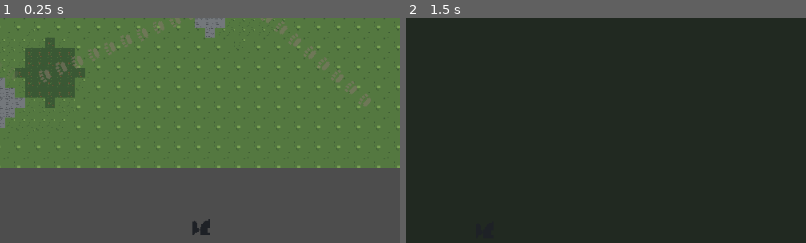
Above: before the commit, frames 1-2 (left to right).
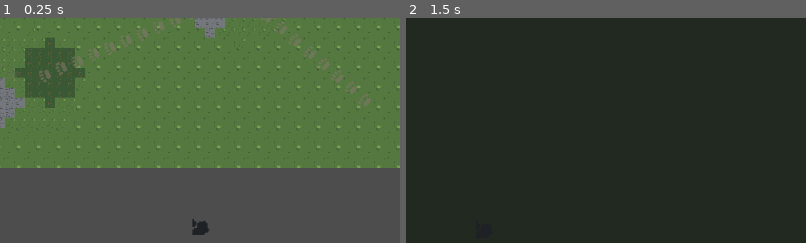
Above: after the commit, the same moments.

Repository: MarcLJLee/everden
Game: Godot game, scene res://scenes/ui/WorldMap.tscn
Two runs of this game, one before a commit and one after it. Both use one fixed random seed, a clock stepped at 60 frames per second and the inputs below. This scene is started directly instead of the project's main scene.
Inputs (mouse positions are % of the whole screen's width and height, from its top left):
- Up to frame 1 (0.25 s): no input
- Up to frame 2 (1.5 s): tap Enter (open_menu) at 0.5 s; move the mouse to (72, 45) at 0.52 s; hold D (move_right) 0.53-1.28 s; hold Space (interact) 0.53-1.28 s; click (72, 45) at 0.67 s; tap R (debug_reset_run) at 1.25 s; move the mouse to (30, 55) at 1.27 s; hold S (move_down) from 1.28 s (still down); tap Space (interact) at 1.35 s
The pictures show only the part of the screen within x 39-89%, y 23-73%; the shares and areas given below are measured in that part.

The runs differ from the first frame. In frame 1, 0.1% of the frame differs, in the area x 48-53%, y 89-97%; in frame 2, less than 0.1%.

Commit message:
콘솔 텍스트를 치우고 실제 HUD 로 · 갇히는 자리를 없앤다
늘 보이는 것은 지명과 자리 둘뿐이다. 집이 재화·자리 둘만 두는 것과 같은
규칙 — 늘 보이는 것이 늘어나면 화면이 할 일 목록이 된다. 개발용 숫자는
F3 로 켠다: 늘 떠 있으면 그게 화면의 첫인상이 되고, 실제로 나가는 문 위에도
겹쳐 나왔다. 로드 거부만 예외로 꺼져 있어도 뜬다.

스폰 자리가 물이나 바위면 어느 쪽으로도 못 움직여 그대로 갇혔다. 되돌릴 수
없는 벽이라 세 겹으로 막았다. 본체는 셋째다 — slide 가 나가는 길을 언제나
연다. 들어가는 것만 막을 일이지 나가는 것까지 막을 이유가 없다. 그 한 줄이
"어쩌다 갇혔는가" 를 전부 덮는다. 들어가는 것은 여전히 막힌다.

초대 카드에 몸이 두 번 나왔다. 캔버스를 32 로 못 박아서 24폭으로 그려진
청설모가 한 프레임 반으로 잘렸다 — canvas_of() 로 구한다. 얼굴도 같은 길을
쓰고 있었다. 359개.

Diff:
--- a/scenes/field/Field.tscn
+++ b/scenes/field/Field.tscn
@@ -10,6 +10,7 @@
 [ext_resource type="Script" path="res://scripts/field/AmbientLife.gd" id="10_ambient"]
 [ext_resource type="PackedScene" path="res://scenes/ui/InviteCard.tscn" id="11_card"]
 [ext_resource type="PackedScene" path="res://scenes/ui/GoHome.tscn" id="12_gohome"]
+[ext_resource type="PackedScene" path="res://scenes/ui/FieldHud.tscn" id="13_hud"]
 
 [node name="Field" type="Node2D"]
 script = ExtResource("1_field")
@@ -41,6 +42,8 @@
 
 [node name="InviteCard" parent="." instance=ExtResource("11_card")]
 
+[node name="FieldHud" parent="." instance=ExtResource("13_hud")]
+
 [node name="GoHome" parent="." instance=ExtResource("12_gohome")]
 
 [node name="DebugOverlay" parent="." instance=ExtResource("5_overlay")]
--- /dev/null
+++ b/scenes/ui/FieldHud.tscn
@@ -0,0 +1,26 @@
+[gd_scene load_steps=2 format=3]
+
+[ext_resource type="Script" path="res://scripts/ui/FieldHud.gd" id="1_hud"]
+
+[node name="FieldHud" type="CanvasLayer"]
+layer = 5
+script = ExtResource("1_hud")
+
+[node name="Panel" type="ColorRect" parent="."]
+offset_left = 6.0
+offset_top = 8.0
+offset_right = 118.0
+offset_bottom = 42.0
+color = Color(0, 0, 0, 0.45)
+
+[node name="Where" type="Label" parent="."]
+offset_left = 14.0
+offset_top = 11.0
+offset_right = 200.0
+offset_bottom = 26.0
+
+[node name="Seats" type="Label" parent="."]
+offset_left = 14.0
+offset_top = 25.0
+offset_right = 200.0
+offset_bottom = 40.0
--- a/scenes/ui/GoHome.tscn
+++ b/scenes/ui/GoHome.tscn
@@ -3,14 +3,14 @@
 [ext_resource type="Script" path="res://scripts/ui/GoHome.gd" id="1_gohome"]
 
 [node name="GoHome" type="CanvasLayer"]
-layer = 9
+layer = 20
 script = ExtResource("1_gohome")
 
 [node name="Dim" type="ColorRect" parent="."]
 anchors_preset = 15
 anchor_right = 1.0
 anchor_bottom = 1.0
-color = Color(0.04, 0.05, 0.06, 0.7)
+color = Color(0.04, 0.05, 0.06, 0.88)
 
 [node name="Art" type="Node2D" parent="."]
 
--- a/scenes/ui/InviteCard.tscn
+++ b/scenes/ui/InviteCard.tscn
@@ -3,14 +3,14 @@
 [ext_resource type="Script" path="res://scripts/ui/InviteCard.gd" id="1_card"]
 
 [node name="InviteCard" type="CanvasLayer"]
-layer = 10
+layer = 21
 script = ExtResource("1_card")
 
 [node name="Dim" type="ColorRect" parent="."]
 anchors_preset = 15
 anchor_right = 1.0
 anchor_bottom = 1.0
-color = Color(0.04, 0.05, 0.06, 0.72)
+color = Color(0.04, 0.05, 0.06, 0.88)
 
 [node name="Art" type="Node2D" parent="."]
 
--- a/scripts/art/SpriteLibrary.gd
+++ b/scripts/art/SpriteLibrary.gd
@@ -117,6 +117,17 @@
 	if typeof(declared) == TYPE_ARRAY and declared.size() >= 2:
 		return Vector2i(int(declared[0]), int(declared[1]))
 	return fallback
+
+
+## 이 종의 캔버스 한 칸. **크기를 못 박지 말 것** — 종마다 다르다.
+##
+## ⚠️ 32 로 박아뒀다가 24 폭으로 그려진 청설모가 **한 프레임 반**으로 잘려서
+##    초대 카드에 몸이 두 번 나왔다 (사용자 지적). 액터가 쓰는 것과 같은 길로 구한다.
+static func canvas_of(species: Dictionary, schema: TagSchema) -> Vector2i:
+	var fallback := Vector2i(32, 32)
+	if schema != null:
+		fallback = schema.canvas_for(String(species.get("size_class", "중")))
+	return canvas_for(String(species.get("id", "")), fallback)
 
 
 ## 그림이 앵커를 말하면 sprite_set 에 덮어쓴다.
--- a/scripts/debug/DebugOverlay.gd
+++ b/scripts/debug/DebugOverlay.gd
@@ -1,11 +1,16 @@
 ## 디버그 오버레이 — Label 몇 개. 슬라이더 UI를 만들지 않는다. (DEMO-SPEC §3.7)
 ## 값은 리모트 인스펙터로 만진다.
+##
+## ★ **평소에는 꺼져 있다.** `F3` 로 켠다.
+##   화면에 늘 보이는 것은 실제 HUD 뿐이어야 한다 — 지명과 자리 둘 (BRIEF §3.4).
+##   개발용 숫자가 늘 떠 있으면 그게 화면의 첫인상이 되고, 다른 화면 위로도 겹친다.
 extends CanvasLayer
 
 @onready var _label: Label = $StatsLabel
 @onready var _hud: Control = $Hud
 
 func _ready() -> void:
+	visible = false
 	var font := SystemFont.new()
 	font.font_names = PackedStringArray([
 		"Apple SD Gothic Neo", "Noto Sans CJK KR", "Malgun Gothic", "Sans-Serif"])
@@ -15,7 +20,15 @@
 	_label.add_theme_constant_override("outline_size", 4)
 
 
+func _input(event: InputEvent) -> void:
+	if event is InputEventKey and event.pressed and not event.echo \
+			and (event as InputEventKey).keycode == KEY_F3:
+		visible = not visible
+
+
+## 로드 거부는 조용히 넘어가면 안 된다 — 이건 꺼져 있어도 보여야 한다.
 func show_load_error(text: String) -> void:
+	visible = true
 	_label.text = "데이터 로드 거부\n" + text
 	_label.add_theme_color_override("font_color", Color(1.0, 0.55, 0.5))
 
--- a/scripts/field/Field.gd
+++ b/scripts/field/Field.gd
@@ -23,6 +23,7 @@
 @onready var _ambient: AmbientLife = $AmbientAir
 @onready var _card: CanvasLayer = $InviteCard
 @onready var _go_home: CanvasLayer = $GoHome
+@onready var _hud: CanvasLayer = $FieldHud
 @onready var _camera: Camera2D = $Camera2D
 @onready var _overlay = $DebugOverlay
 @onready var _modulate: CanvasModulate = $CanvasModulate
@@ -50,6 +51,7 @@
 var _puffs: Array = []
 var _promotion_px := 0.0
 var _props: Array = []
+var _region_name := ""
 var _last_weather_name := ""
 ## 지금 원정 중인 지역. 세계 지도가 생기면 거기서 정해진다 (BRIEF §3.9).
 @export var region_id := "home_hills"
@@ -108,6 +110,7 @@
 	sim.setup(_actors, actor_scene, schema, tuning, _rng, _bounds, terrain, _promotion_px)
 	# 이 필드가 어느 지역인가. 지역이 늘면 여기만 갈아끼운다.
 	sim.region = region
+	_region_name = String(region.get("name", ""))
 	# 짝 없이 혼자인 종이 있으면 그 종의 반대 성별이 반드시 정의된다 (BRIEF §2.4 확정 배치)
 	sim.pair_needed = Game.lonely_species()
 
@@ -122,6 +125,9 @@
 	# ★ **나가는 길.** 이게 없어서 원정을 나가면 못 돌아왔다 (BRIEF §3.13).
 	#   여는 키는 저쪽이 갖는다 — 양쪽이 같은 키를 보면 열자마자 닫힌다.
 	_go_home.faces_provider = _going_home_faces
+	_go_home.schema_provider = func() -> TagSchema: return schema
+	# 늘 보이는 것은 **지명과 자리 둘뿐**이다 (BRIEF §3.4).
+	_hud.refresh(String(region.get("name", "")), Game.collection.size(), tuning.home_seats)
 	_go_home.go_home.connect(func() -> void:
 		get_tree().call_deferred("change_scene_to_file", "res://scenes/home/Home.tscn"))
 	_weather_layers.build()
@@ -178,6 +184,7 @@
 	_apply_eyeshine()
 	_update_interaction(delta)
 	metrics.update(delta)
+	_hud.refresh(String(_region_name), Game.collection.size(), tuning.home_seats)
 	_overlay.refresh(_build_state())
 
 
@@ -200,7 +207,8 @@
 		},
 	}
 	player = _make_actor(config)
-	player.position = _bounds.size * 0.5
+	# ⚠️ 한가운데가 물이나 바위면 그대로 갇힌다 — 설 수 있는 가장 가까운 자리로 옮긴다.
+	player.position = terrain.nearest_standing(_bounds.size * 0.5, schema, [])
 	player.speed_tiles = tuning.move_speed
 	# 물가·바위는 못 밟는다. **동물에게는 걸리지 않는다** — 서식지이기 때문이다.
 	# 교감은 근처에서 되므로 물가에 선 수달을 물가 밖에서 부를 수 있다.
@@ -625,7 +633,8 @@
 		if animal.is_active():
 			animal.actor.queue_free()
 	sim.animals.clear()
-	player.position = _bounds.size * 0.5
+	# ⚠️ 한가운데가 물이나 바위면 그대로 갇힌다 — 설 수 있는 가장 가까운 자리로 옮긴다.
+	player.position = terrain.nearest_standing(_bounds.size * 0.5, schema, [])
 	for companion in companions:
 		companion.position = player.position + Vector2(-tuning.tile_size, 8)
 		companion.hide_sense_icon()
--- a/scripts/field/FieldSim.gd
+++ b/scripts/field/FieldSim.gd
@@ -195,7 +195,11 @@
 			var point := _terrain.random_point_in(species.get("habitat", []), _rng)
 			if point != Vector2.ZERO and point.distance_to(player_position) >= min_distance:
 				return point
-	return _random_point_away_from(player_position, min_distance)
+	# ⚠️ 못 찾았으면 아무 데나 두지 않는다 — 살 수 없는 지형에 놓이면 그대로 갇힌다.
+	var fallback := _random_point_away_from(player_position, min_distance)
+	if _terrain == null:
+		return fallback
+	return _terrain.nearest_standing(fallback, _schema, species.get("habitat", []))
 
 
 func update(delta: float, player_position: Vector2) -> void:
--- a/scripts/field/TerrainMap.gd
+++ b/scripts/field/TerrainMap.gd
@@ -124,6 +124,12 @@
 func slide(from: Vector2, to: Vector2, schema: TagSchema, habitat: Array = []) -> Vector2:
 	if can_stand(to, schema, habitat):
 		return to
+	# ★ **못 서는 자리에 있으면 나가는 것은 언제나 된다.** (원칙 2)
+	#   스폰 자리가 물이나 바위면 어느 쪽으로도 못 움직여 그대로 갇혔다 (사용자 지적).
+	#   들어가는 것만 막으면 될 일이지, **나가는 것까지 막을 이유가 없다.**
+	#   이 한 줄이 "어쩌다 갇혔는가" 를 전부 덮는다 — 스폰이든 지형이 바뀌었든.
+	if not can_stand(from, schema, habitat):
+		return to
 	var along_x := Vector2(to.x, from.y)
 	if can_stand(along_x, schema, habitat):
 		return along_x
@@ -135,6 +141,24 @@
 
 func at_world(position: Vector2) -> String:
 	return at_tile(Vector2i(floori(position.x / tile_size), floori(position.y / tile_size)))
+
+
+## 여기서 가장 가까운, 설 수 있는 자리. 스폰 자리가 막혔을 때 쓴다.
+## ⚠️ 못 찾으면 원래 자리를 돌려준다 — 그래도 `slide` 가 나가는 길을 열어 둔다.
+func nearest_standing(around: Vector2, schema: TagSchema, habitat: Array = []) -> Vector2:
+	if can_stand(around, schema, habitat):
+		return around
+	for ring in range(1, maxi(size.x, size.y)):
+		for step in ring * 8:
+			var way := Vector2.RIGHT.rotated(TAU * float(step) / float(ring * 8))
+			var probe := around + way * float(ring) * float(tile_size)
+			if probe.x < 0.0 or probe.y < 0.0:
+				continue
+			if probe.x >= float(size.x * tile_size) or probe.y >= float(size.y * tile_size):
+				continue
+			if can_stand(probe, schema, habitat):
+				return probe
+	return around
 
 
 ## 이 종이 살 만한 지형 위의 점 하나. 못 찾으면 빈 벡터를 돌려준다.
--- a/scripts/tuning/FieldTuning.gd
+++ b/scripts/tuning/FieldTuning.gd
@@ -47,6 +47,9 @@
 ## 이제 몸은 내 시야 안에서만 보이고 단서는 노드 없이도 나오므로, 승격은 그 언저리면 된다.
 ## reveal_radius(3) 보다 넉넉히 두는 이유는 **화면에 들어오기 전에 이미 걷고 있어야** 하기 때문이다.
 @export var activation_radius: float = 8.0
+## 집에 있는 자리. **필드에서도 이게 보인다** — 몇 아이를 더 데려올 수 있는지가
+## 나가서도 보여야 "오늘은 여기까지" 를 아이가 스스로 안다 (BRIEF §3.4).
+@export var home_seats: int = 4
 @export var interact_radius: float = 1.5
 ## 교감을 이어가려면 이 거리 안에 있어야 한다. **벗어나면 멈출 뿐 줄지 않는다** —
 ## 되돌릴 수 없는 실패를 만들지 않는다(원칙 2). 시작 반경보다 조금 넉넉해야
--- a/scripts/ui/Faces.gd
+++ b/scripts/ui/Faces.gd
@@ -17,11 +17,12 @@
 
 
 ## 그 종의 얼굴 한 장. 없으면 null.
-static func of(species: Dictionary) -> Texture2D:
+static func of(species: Dictionary, schema: TagSchema = null) -> Texture2D:
 	var id := String(species.get("id", ""))
 	if _cache.has(id):
 		return _cache[id]
-	var canvas := SpriteLibrary.canvas_for(id, Vector2i(32, 32))
+	# ⚠️ 캔버스 크기를 못 박지 않는다 — 종마다 다르고, 틀리면 옆 프레임이 딸려 온다.
+	var canvas := SpriteLibrary.canvas_of(species, schema)
 	var frames: Dictionary = SpriteLibrary.body_frames(species, canvas)
 	var sheet: SpriteFrames = frames["frames"]
 	if sheet == null or not sheet.has_animation("idle") or sheet.get_frame_count("idle") == 0:
@@ -49,11 +50,11 @@
 
 ## 얼굴 + **기쁨 눈**. 목적지를 좋아할 동료를 이걸로 보여준다 —
 ## 유불리를 말하지 않고 **그 아이의 기분**만 말한다 (§3.9).
-static func glad(species: Dictionary) -> Texture2D:
+static func glad(species: Dictionary, schema: TagSchema = null) -> Texture2D:
 	var id := "glad:" + String(species.get("id", ""))
 	if _cache.has(id):
 		return _cache[id]
-	var face := of(species)
+	var face := of(species, schema)
 	if face == null:
 		_cache[id] = null
 		return null
--- /dev/null
+++ b/scripts/ui/FieldHud.gd
@@ -0,0 +1,31 @@
+## 필드에서 늘 보이는 것 — **지명과 자리 둘뿐이다.** (BRIEF §3.3 · §3.4)
+##
+## ★ 집이 재화·자리 둘만 두는 것과 같은 규칙이다(§2.7). 배고픔·청결·기분 게이지를
+##   두지 않는 이유와 같다 — **늘 보이는 것이 늘어나면 화면이 할 일 목록이 된다.**
+## ★ 나머지(동료 감각 아이콘 · 방향 · 점유 시간 게이지)는 **그때만** 뜬다.
+##   상시 HUD 에 올리면 아이가 볼 것이 많아진다.
+##
+## ⚠️ 개발용 숫자는 여기 오지 않는다. 그건 디버그 오버레이가 갖고 있고
+##    평소에는 꺼져 있다 — `F3`.
+extends CanvasLayer
+
+const HANGUL_FONT := "res://fonts/Galmuri11.ttf"
+
+@onready var _where: Label = $Where
+@onready var _seats: Label = $Seats
+
+
+func _ready() -> void:
+	for label in [_where, _seats]:
+		if ResourceLoader.exists(HANGUL_FONT):
+			label.add_theme_font_override("font", load(HANGUL_FONT))
+		label.add_theme_font_size_override("font_size", 11)
+		label.add_theme_color_override("font_shadow_color", Color(0, 0, 0, 0.85))
+		label.add_theme_constant_override("shadow_offset_x", 1)
+		label.add_theme_constant_override("shadow_offset_y", 1)
+
+
+## seats 는 집에 남은 자리다 — 몇 아이를 더 데려올 수 있는지가 여기서 보인다.
+func refresh(place: String, taken: int, seats: int) -> void:
+	_where.text = place
+	_seats.text = "자리  %d / %d" % [taken, seats]
--- a/scripts/ui/GoHome.gd
+++ b/scripts/ui/GoHome.gd
@@ -20,6 +20,7 @@
 var _leaving := false
 ## 무엇을 데리고 가는지 물어볼 때 필드가 알려준다.
 var faces_provider := Callable()
+var schema_provider := Callable()
 
 
 func _ready() -> void:
@@ -27,7 +28,7 @@
 
 
 ## faces 는 데려온 동료와 오늘 초대한 아이의 종 정의 목록이다.
-func open(faces: Array) -> void:
+func open(faces: Array, schema: TagSchema = null) -> void:
 	for node in _art.get_children() + _text.get_children():
 		node.get_parent().remove_child(node)
 		node.queue_free()
@@ -38,22 +39,22 @@
 	house.centered = false
 	house.scale = Vector2.ONE * 2
 	if house.texture != null:
-		house.position = Vector2(304, 96)
+		house.position = Vector2(304, 68)
 		_art.add_child(house)
 
-	var ask := _label("집에 갈까요?", 22, Vector2(0, 140))
+	var ask := _label("집에 갈까요?", 22, Vector2(0, 112))
 	ask.size.x = 640
 	ask.horizontal_alignment = HORIZONTAL_ALIGNMENT_CENTER
 
 	# 같이 가는 아이 — 얼굴 줄. 숫자로 적지 않는다.
-	var x := 320.0 - faces.size() * 16.0
+	var x := 320.0 - faces.size() * 18.0
 	for species in faces:
-		Faces.place(_art, Faces.of(species), Vector2(x, 184), 2)
-		x += 32.0
+		Faces.place(_art, Faces.of(species, schema), Vector2(x, 162), 2)
+		x += 36.0
 
 	_leaving = false
 	_draw_choice()
-	Keycap.place(_art, "메뉴", Vector2(300, 296))
+	Keycap.place(_art, "메뉴", Vector2(300, 268))
 	_open = true
 	visible = true
 
@@ -63,12 +64,12 @@
 		if node.has_meta("choice"):
 			node.get_parent().remove_child(node)
 			node.queue_free()
-	var yes := _label("갈래요", 11, Vector2(0, 244))
+	var yes := _label("갈래요", 11, Vector2(0, 228))
 	yes.size.x = 300
 	yes.horizontal_alignment = HORIZONTAL_ALIGNMENT_RIGHT
 	yes.modulate = Color(1.0, 0.92, 0.55) if _leaving else Color(1, 1, 1, 0.5)
 	yes.set_meta("choice", true)
-	var no := _label("더 놀래요", 11, Vector2(340, 244))
+	var no := _label("더 놀래요", 11, Vector2(340, 228))
 	no.size.x = 300
 	no.horizontal_alignment = HORIZONTAL_ALIGNMENT_LEFT
 	no.modulate = Color(1, 1, 1, 0.5) if _leaving else Color(1.0, 0.92, 0.55)
@@ -93,7 +94,7 @@
 		if _open:
 			close()
 		elif faces_provider.is_valid():
-			open(faces_provider.call())
+			open(faces_provider.call(), schema_provider.call() if schema_provider.is_valid() else null)
 		get_viewport().set_input_as_handled()
 		return
 	if not _open:
--- a/scripts/ui/InviteCard.gd
+++ b/scripts/ui/InviteCard.gd
@@ -40,11 +40,12 @@
 	var middle := 320.0
 
 	# 몸 — 있는 그림을 정수배로 키운다
-	var frames: Dictionary = SpriteLibrary.body_frames(species, SpriteLibrary.canvas_for(
-		String(species.get("id", "")), Vector2i(32, 32)))
+	var frames: Dictionary = SpriteLibrary.body_frames(species,
+		SpriteLibrary.canvas_of(species, schema))
 	var sheet: SpriteFrames = frames["frames"]
 	if sheet != null and sheet.has_animation("idle") and sheet.get_frame_count("idle") > 0:
 		var body := Sprite2D.new()
+		body.name = "Body"
 		body.texture = sheet.get_frame_texture("idle", 0)
 		body.texture_filter = CanvasItem.TEXTURE_FILTER_NEAREST
 		var grow: int = clampi(int(BODY_HEIGHT / maxf(body.texture.get_height(), 1.0)), 2, 4)
--- a/scripts/ui/TeamScreen.gd
+++ b/scripts/ui/TeamScreen.gd
@@ -109,7 +109,7 @@
 		var going := int(one["uid"]) in Game.party
 		var here := i == _at and not _on_go
 
-		var face := Faces.place(_art, Faces.of(config), Vector2(x, ROW_Y), 2)
+		var face := Faces.place(_art, Faces.of(config, _schema), Vector2(x, ROW_Y), 2)
 		if face != null:
 			face.modulate = Color.WHITE if going else Color(1, 1, 1, 0.45)
 		# 지금 커서가 있는 자리 — 발바닥으로 가리킨다 (로고·메뉴와 같은 그림)
@@ -180,11 +180,11 @@
 		if not (id in Game.seen):
 			unmet = true
 			continue
-		Faces.place(_art, Faces.of(_species.get(id, {})), Vector2(x, 246), 1)
+		Faces.place(_art, Faces.of(_species.get(id, {}), _schema), Vector2(x, 246), 1)
 		x += 22.0
 	if unmet:
 		# 못 만난 게 있으면 **실루엣 하나.** 몇 종인지 세지 않는다 — 그건 스포일러다.
-		Faces.place(_art, Faces.unknown(Faces.of(_species.get("squirrel", {}))),
+		Faces.place(_art, Faces.unknown(Faces.of(_species.get("squirrel", {}), _schema)),
 			Vector2(x + 4, 246), 1)
 
 
--- a/scripts/ui/WorldMap.gd
+++ b/scripts/ui/WorldMap.gd
@@ -280,7 +280,7 @@
 		if not glad:
 			continue
 		glad_any = true
-		Faces.place(_panel, Faces.glad(config), Vector2(x, 240), 2)
+		Faces.place(_panel, Faces.glad(config, _schema), Vector2(x, 240), 2)
 		x += 46.0
 	if glad_any:
 		var say := _label("좋아할 거예요", 11, Vector2(236, 284))
@@ -296,10 +296,10 @@
 		if not (id in Game.seen):
 			unmet = true
 			continue
-		Faces.place(_panel, Faces.of(_species.get(id, {})), Vector2(x, 244), 1)
+		Faces.place(_panel, Faces.of(_species.get(id, {}), _schema), Vector2(x, 244), 1)
 		x += 22.0
 	if unmet:
-		Faces.place(_panel, Faces.unknown(Faces.of(_species.get("squirrel", {}))),
+		Faces.place(_panel, Faces.unknown(Faces.of(_species.get("squirrel", {}), _schema)),
 			Vector2(x + 6, 244), 1)
 	if x > 396.0 or unmet:
 		var say := _label("여기서 만난 아이", 11, Vector2(396, 278))
--- a/tools/smoke_test.gd
+++ b/tools/smoke_test.gd
@@ -7,7 +7,7 @@
 extends SceneTree
 
 ## 이 아래로 떨어지면 어딘가에서 판정이 조용히 끊긴 것이다.
-const FLOOR := 338
+const FLOOR := 352
 
 var _pass := 0
 var _fail := 0
@@ -1419,6 +1419,21 @@
 	card.show_for({"species_id": "water_deer", "sex": "male", "stage": "adult", "age_years": 3},
 		deer, true, field.schema)
 	_check("카드가 열린다", card.is_open())
+	# ⚠️ 캔버스 크기를 못 박으면 **옆 프레임이 딸려 온다** — 24폭으로 그려진 청설모가
+	#    32로 잘려 몸이 두 번 나왔다 (사용자 지적).
+	for one_id in ["squirrel", "water_deer", "sparrow"]:
+		var config: Dictionary = DataLoader.load_all(true).species.get(one_id, {})
+		card.show_for({"species_id": one_id, "sex": "male", "stage": "adult", "age_years": 2},
+			config, false, field.schema)
+		# ⚠️ 카드에는 뱃지·아이콘·키캡도 있다. **몸만** 재야 한다 —
+		#    아무 스프라이트나 재면 39px 짜리 키캡을 몸으로 착각한다.
+		var body_node := card.get_node("Art").get_node_or_null("Body")
+		var body_width: int = body_node.texture.get_width() if body_node != null else 0
+		var canvas := SpriteLibrary.canvas_of(config, field.schema)
+		_check("%s 의 몸이 한 마리만 나온다" % one_id, body_width <= canvas.x,
+			"그림 %dpx · 캔버스 %dpx" % [body_width, canvas.x])
+	card.show_for({"species_id": "water_deer", "sex": "male", "stage": "adult", "age_years": 3},
+		deer, true, field.schema)
 	var words: Array = []
 	for node in card.get_node("Text").get_children():
 		words.append(String(node.text))
@@ -1561,6 +1576,72 @@
 			touched.size() == swimmers.size(),
 			"%d / %d 마리" % [touched.size(), swimmers.size()])
 
+	# ★ 화면에 **늘 보이는 것은 지명과 자리 둘뿐**이다 (BRIEF §3.4).
+	var hud: CanvasLayer = field.get_node("FieldHud")
+	var always: Array = []
+	for node in hud.get_children():
+		if node is Label:
+			always.append(String(node.text))
+	_check("늘 보이는 줄은 둘뿐이다", always.size() == 2, "%s" % [always])
+	_check("지명이 보인다", "냇가" in always or "뒷산" in always, "%s" % [always])
+	var seat_line := ""
+	for line in always:
+		if line.begins_with("자리"):
+			seat_line = line
+	_check("자리가 보인다", not seat_line.is_empty(), "%s" % [always])
+	# ⚠️ 배고픔·청결·기분 게이지를 두지 않는다 — 늘 보이는 것이 늘면 화면이 할 일 목록이 된다
+	for banned in ["배고", "청결", "기분", "체력"]:
+		_check("HUD 에 '%s' 가 없다" % banned, not (banned in " ".join(always)))
+
+	# ★ 개발용 숫자는 **평소에 꺼져 있다** (F3). 다른 화면 위로 겹치면 안 된다.
+	_check("디버그 오버레이는 평소에 꺼져 있다",
+		not field.get_node("DebugOverlay").visible)
+
+	# ★ **갇히면 안 된다.** 스폰 자리가 물이나 바위면 어느 쪽으로도 못 움직였다 (사용자 지적).
+	#   들어가는 것만 막을 일이지 **나가는 것까지 막을 이유가 없다** (원칙 2).
+	_check("플레이어가 설 수 있는 자리에 선다",
+		field.terrain.can_stand(field.player.position, field.schema, []))
+	var homeless := []
+	for animal in field.sim.animals:
+		if not field.terrain.can_stand(animal.position, field.schema,
+				animal.species.get("habitat", [])):
+			homeless.append(animal.display_name())
+	_check("동물도 살 수 있는 자리에 놓인다", homeless.is_empty(), "%s" % [homeless])
+
+	# 억지로 막힌 자리에 세워도 나올 수 있어야 한다
+	var trapped := []
+	for spot in ["물가", "바위"]:
+		var at := Vector2.ZERO
+		for y in field.tuning.map_size.y:
+			for x in field.tuning.map_size.x:
+				if field.terrain.at_tile(Vector2i(x, y)) == spot:
+					at = Vector2(x + 0.5, y + 0.5) * field.tuning.tile_size
+					break
+			if at != Vector2.ZERO:
+				break
+		if at == Vector2.ZERO:
+			continue
+		var out: Vector2 = field.terrain.slide(at,
+			at + Vector2(field.tuning.tile_size, 0), field.schema, [])
+		if out == at:
+			trapped.append(spot)
+	_check("막힌 자리에 서 있어도 나갈 수 있다", trapped.is_empty(), "%s" % [trapped])
+	# 그래도 **들어가는 것은 막힌다** — 나가는 길을 연다고 통행 규칙이 풀리면 안 된다
+	var bank := Vector2.ZERO
+	for y in field.tuning.map_size.y:
+		for x in field.tuning.map_size.x:
+			if field.terrain.at_tile(Vector2i(x, y)) == "물가" \
+					and field.terrain.at_tile(Vector2i(x - 1, y)) == "초원":
+				bank = Vector2(x - 0.5, y + 0.5) * field.tuning.tile_size
+				break
+		if bank != Vector2.ZERO:
+			break
+	if bank != Vector2.ZERO:
+		var pushed: Vector2 = field.terrain.slide(bank,
+			bank + Vector2(field.tuning.tile_size, 0), field.schema, [])
+		_check("뭍에서 물로는 여전히 못 들어간다",
+			field.terrain.can_stand(pushed, field.schema, []))
+
 	# ★ 실제 날씨는 튀지 않는다 — 지금과 가까운 상태로만 옮겨간다 (사용자 지적)
 	var walker := WeatherSystem.new()
 	walker.setup(schema, RandomNumberGenerator.new(), {"초원": 2000, "숲": 600})
Not shown, changed: RUN.md
Not shown, changed: sprites/HANDOVER-감각.md
